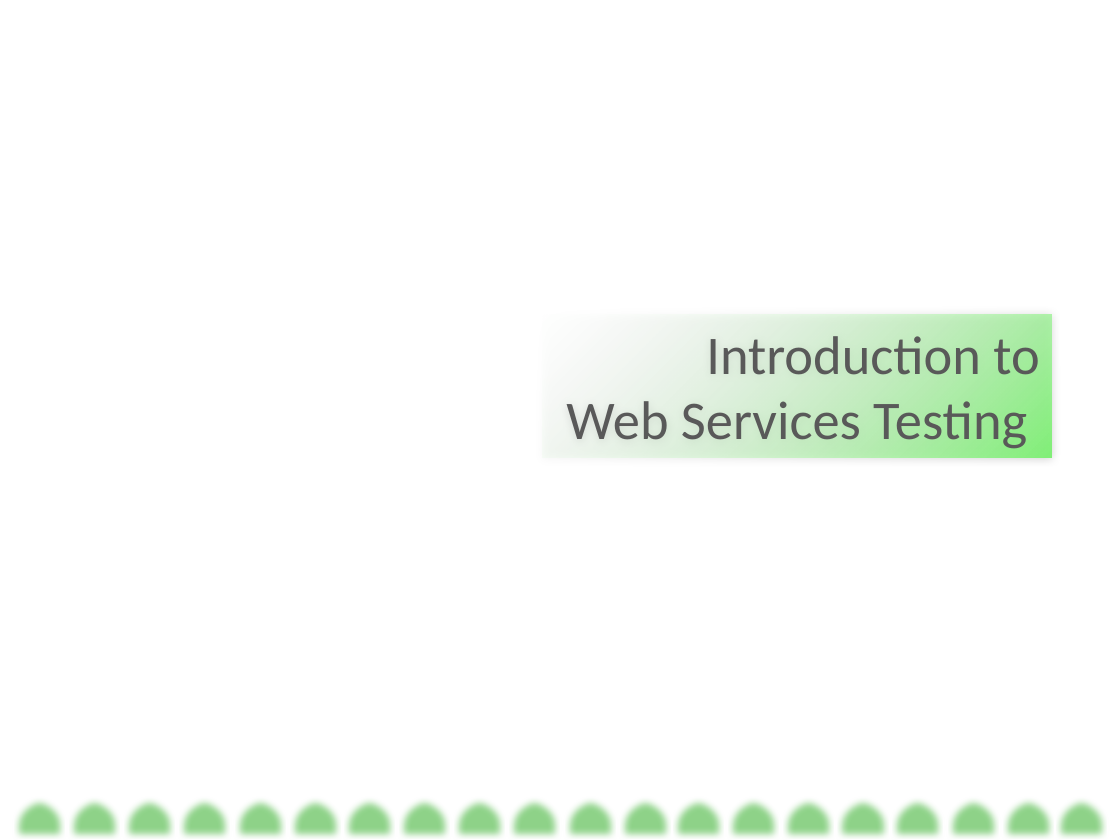
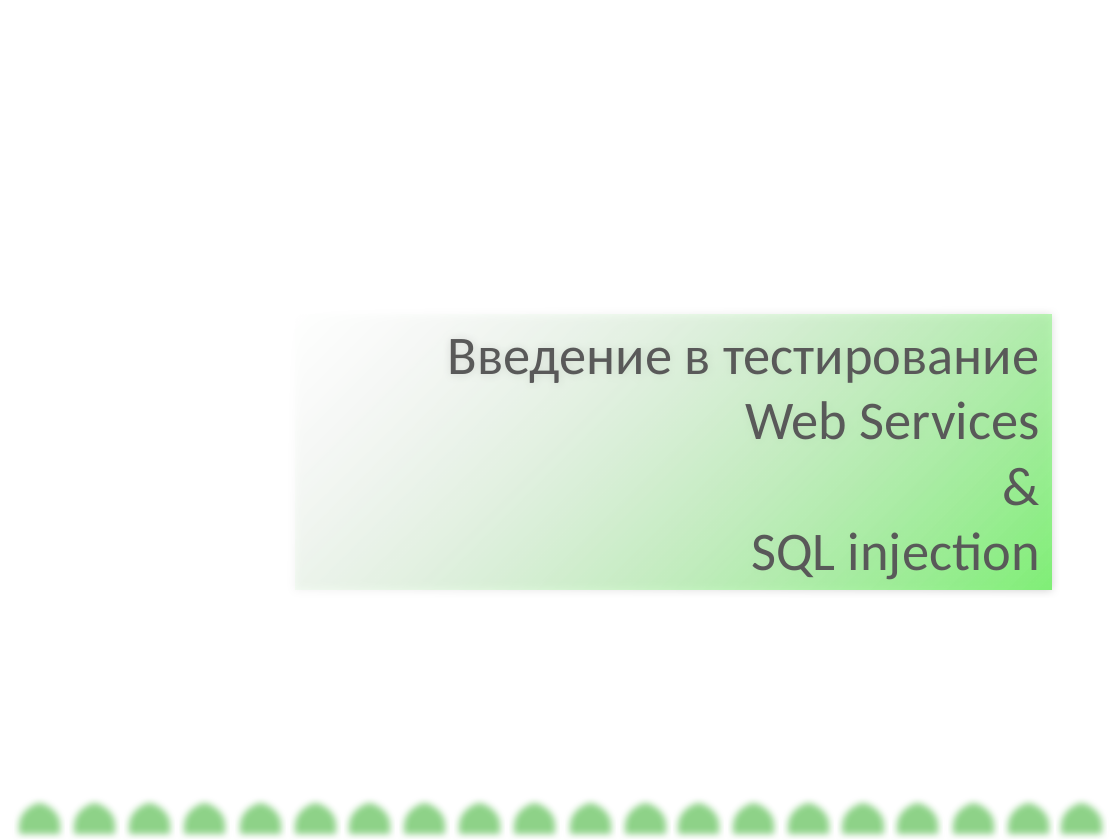
Before and after one commit to BigRacer/swtesting, a slide deck: slide 1 of 8.Web Services/Testing Web Services.pptx. Drawn at 1120x840 pixels with LibreOffice and Linux fonts; fonts in the diff are those of the drawing. Boxes give left, top, right and bottom in pixels: in the first picture for what was removed or moved away, otherwise in the second. Text is boxed around its words. In the diff, an @@ line names an element or a change of style, - is before the commit and + after.

```diff
--- a/8.Web Services/Testing Web Services.pptx
+++ b/8.Web Services/Testing Web Services.pptx
@@ rectangle "Введение в тестирование": place and size @@
-rectangle "Введение в тестирование" at [542,315,1051,458]
+rectangle "Введение в тестирование" at [296,315,1052,590]
@@ text in rectangle at [448,339,1040,580]: text changed @@
-Introduction to
-Web Services Testing
+Введение в тестирование
+Web Services
+&
+SQL injection
```
Also in this commit, not shown: 10 other slides changed, 7 slides added, 4 slides removed, 3 other files.
